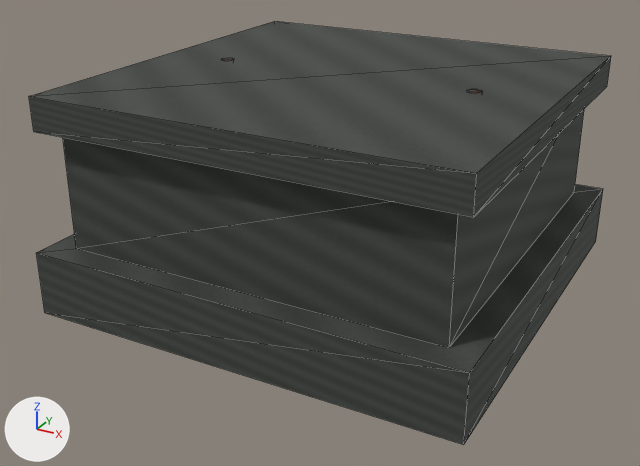
An edit to the glTF model assets/models/glb/rootforged-great-column-plinth.glb, drawn before and after from the same camera.
Camera for both pictures: a camera (50 mm lens) standing at (3.59, -7.0, 3.89) and looking at (-0.1, -0.29, 0.54). The axes (+X, +Y, +Z) are drawn at lower left. The lights are the same throughout. The older version comes first. Mesh edges are drawn as thin lines.

The first picture shows 'lower-plinth', 'recessed-core', 'root-inlay--1', 'root-inlay-1', 'upper-seat'.
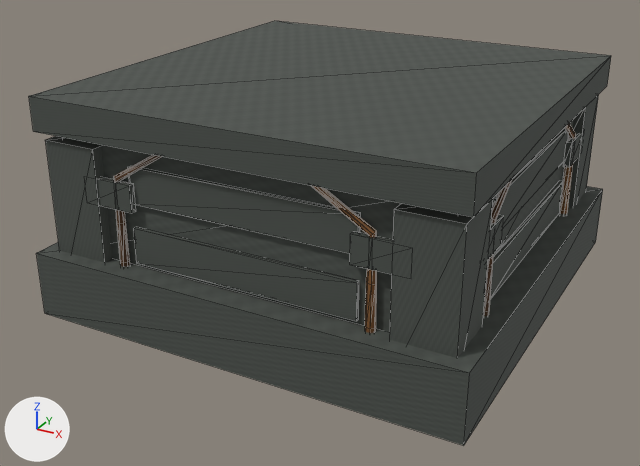
Pixel boxes (x1, y1, x2, y2) of what changed, in the pictures (640 x 466 px):
'corner-buttress-1--1', added: after (390, 199, 493, 358)
'front-relief--1-1', now drawn: after (128, 166, 361, 254)
'front-relief--1-0', now drawn: after (134, 227, 359, 321)
'corner-buttress--1--1', added: after (45, 136, 113, 263)
'side-relief-1-0', now drawn: after (490, 181, 563, 299)
'side-relief-1-1', now drawn: after (493, 128, 569, 228)
'corner-buttress-1-1', added: after (568, 94, 599, 207)
'carved-socket-boss-1--1', now drawn: after (350, 232, 393, 274)
'front-root-inlay--1-1', added: after (310, 185, 377, 333)
'carved-socket-boss--1--1', now drawn: after (97, 177, 136, 213)
'front-root-inlay--1--1', added: after (114, 155, 162, 267)
'side-root-inlay-1--1', now drawn: after (483, 180, 512, 316)
'side-root-inlay-1-1', added: after (560, 124, 576, 214)
'carved-side-boss-1--1', now drawn: after (488, 215, 504, 260)
'carved-side-boss-1-1', added: after (563, 133, 581, 167)
'root-inlay-1', no longer drawn (mostly hidden): before (472, 89, 482, 93)
'root-inlay--1', no longer drawn (mostly hidden): before (225, 58, 235, 61)

Edits to the bpy script that builds the scene:
```text
Change mat_understone:
    remove # nodes: BsdfPrincipled, OutputMaterial, TexImage
    remove # uses the picture img_7ddc91404ce69536
    nodes: BsdfPrincipled, NormalMap, OutputMaterial, SeparateColor, TexImage x3
    uses the picture img_39586ce883627366
    uses the picture img_magenheim_underworld_understone_magenheim_underworld_understone
    uses the picture img_understone_normal
Change mat_worldroot_bark:
    remove # nodes: BsdfPrincipled, OutputMaterial, TexImage
    remove # uses the picture img_6a164057bdceec36
    nodes: BsdfPrincipled, NormalMap, OutputMaterial, SeparateColor, TexImage x3
    uses the picture img_fb9de95fae753659
    uses the picture img_magenheim_underworld_worldroot_bark_magenheim_underworld_worldroot_bark
    uses the picture img_worldroot_bark_normal
Add mat_worldroot_heartwood:
    mat_worldroot_heartwood = bpy.data.materials.new('worldroot-heartwood')
    # uses the picture img_9e19726401575ac4
    # uses the picture img_magenheim_underworld_worldroot_heartwood_magenheim_underworld_worldroot_heartwood
    # uses the picture img_worldroot_heartwood_normal
Add ob_carved_side_boss_1_1:
    ob_carved_side_boss_1_1 = bpy.data.objects.new('carved-side-boss-1-1', me_carved_side_boss_1_1)  # a box spanning x -0.027..0.027, y -0.24..0.24, z -0.12..0.12
    ob_carved_side_boss_1_1.location = (1.82, 1.24, 1.24)
Add ob_side_root_inlay_1_1:
    ob_side_root_inlay_1_1 = bpy.data.objects.new('side-root-inlay-1-1', me_side_root_inlay_1_1)  # 35 vertices, 66 faces; spans x -0.044..0.044, y -0.308..0.308, z -0.711..0.711
    ob_side_root_inlay_1_1.location = (1.808, 0.897, 1.031)
Add ob_front_root_inlay__1_1:
    ob_front_root_inlay__1_1 = bpy.data.objects.new('front-root-inlay--1-1', me_front_root_inlay__1_1)  # 35 vertices, 66 faces; spans x -0.309..0.309, y -0.043..0.043, z -0.709..0.709
    ob_front_root_inlay__1_1.location = (0.896, -1.806, 1.029)
Add ob_front_root_inlay__1__1:
    ob_front_root_inlay__1__1 = bpy.data.objects.new('front-root-inlay--1--1', me_front_root_inlay__1__1)  # 35 vertices, 66 faces; spans x -0.308..0.308, y -0.043..0.043, z -0.711..0.711
    ob_front_root_inlay__1__1.location = (-0.896, -1.806, 1.031)
Add ob_corner_buttress_1_1:
    ob_corner_buttress_1_1 = bpy.data.objects.new('corner-buttress-1-1', me_corner_buttress_1_1)  # a box spanning x -0.26..0.26, y -0.26..0.26, z -0.7..0.7
    ob_corner_buttress_1_1.location = (1.6, 1.6, 0.92)
Add ob_corner_buttress_1__1:
    ob_corner_buttress_1__1 = bpy.data.objects.new('corner-buttress-1--1', me_corner_buttress_1_1.copy())
    ob_corner_buttress_1__1.location = (1.6, -1.6, 0.92)
Add ob_corner_buttress__1__1:
    ob_corner_buttress__1__1 = bpy.data.objects.new('corner-buttress--1--1', me_corner_buttress_1_1.copy())
    ob_corner_buttress__1__1.location = (-1.6, -1.6, 0.92)
```
